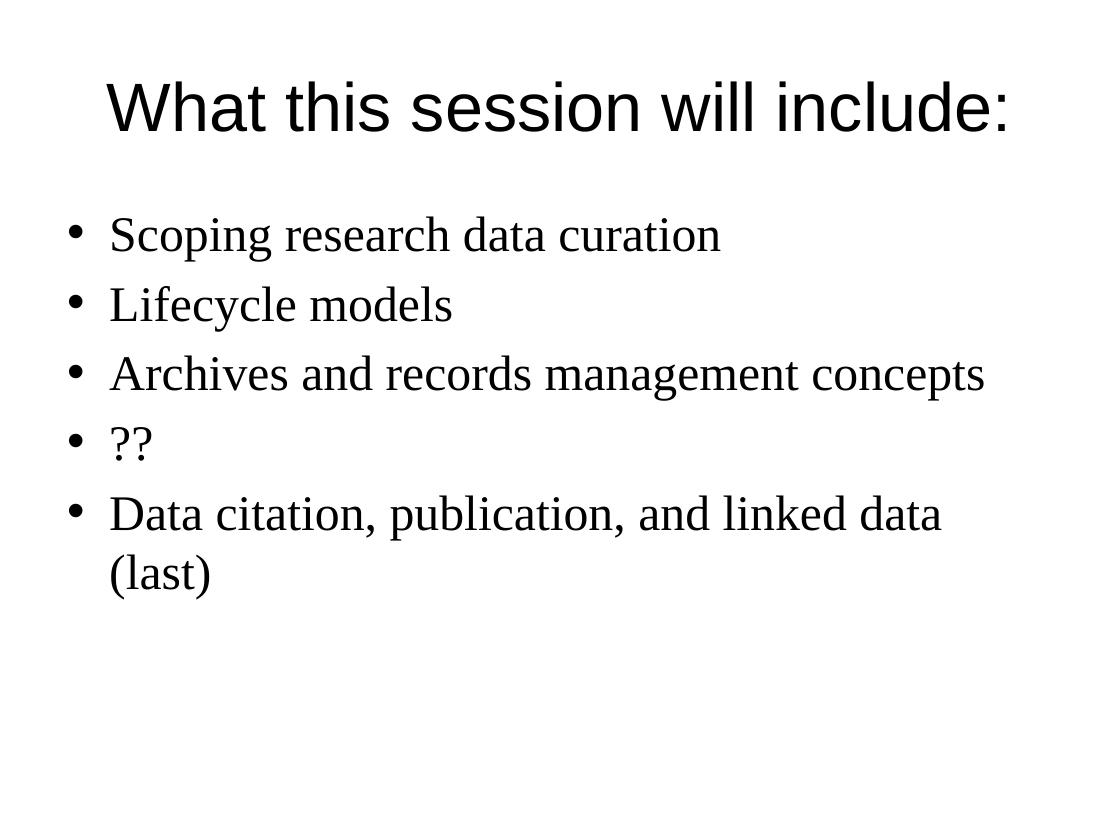
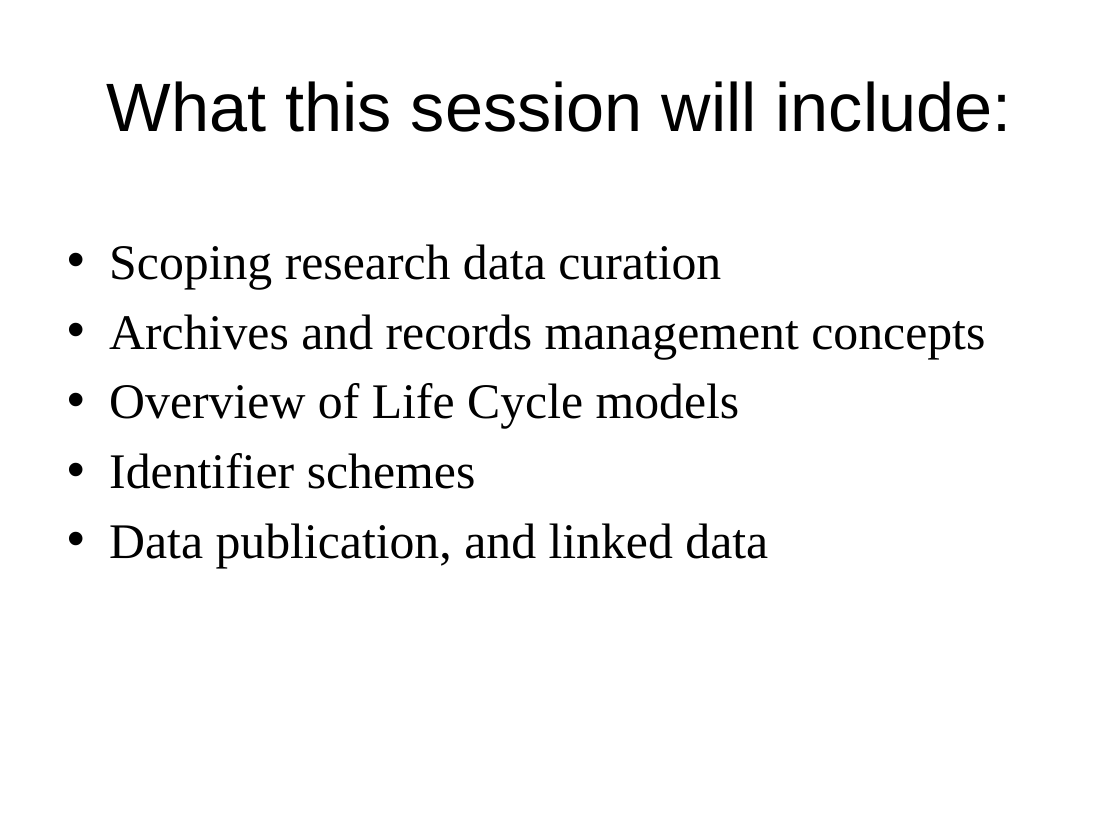
Before and after one commit to DataCurationWorkshop/HongKongCurationWorkshop, a slide deck: slide 2 of Day_1/Lectures/Day_1_Lecture_Intro.pptx. Drawn at 1120x840 pixels with LibreOffice and Linux fonts; fonts in the diff are those of the drawing; background and template pictures are left out. Boxes give left, top, right and bottom in pixels: in the first picture for what was removed or moved away, otherwise in the second. Text is boxed around its words. In the diff, an @@ line names an element or a change of style, - is before the commit and + after.

```diff
--- a/Day_1/Lectures/Day_1_Lecture_Intro.pptx
+++ b/Day_1/Lectures/Day_1_Lecture_Intro.pptx
@@ text "Scoping research data curation" moved from (x1=109, y1=216, x2=985, y2=600) to (x1=109, y1=244, x2=985, y2=568) @@
@@ text at (x1=109, y1=286, x2=453, y2=331): paragraph removed @@
-• Lifecycle models
@@ text at (x1=109, y1=383, x2=768, y2=568): text changed @@
-• ??
-• Data citation, publication, and linked data (last)
+• Overview of Life Cycle models
+• Identifier schemes
+• Data publication, and linked data
```
Also in this commit, not shown: 5 other slides changed, 3 slides added, 5 other files.
